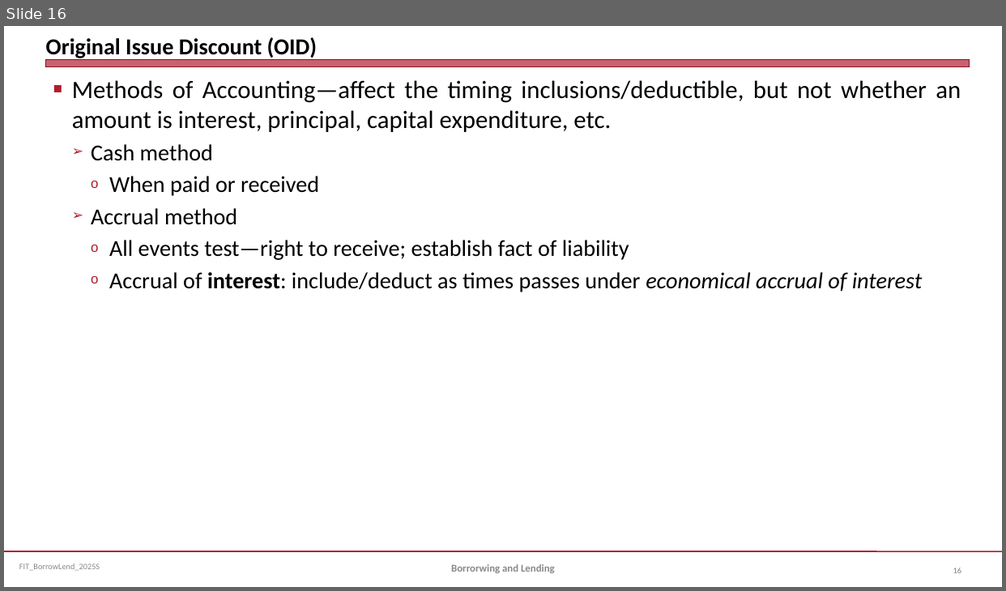
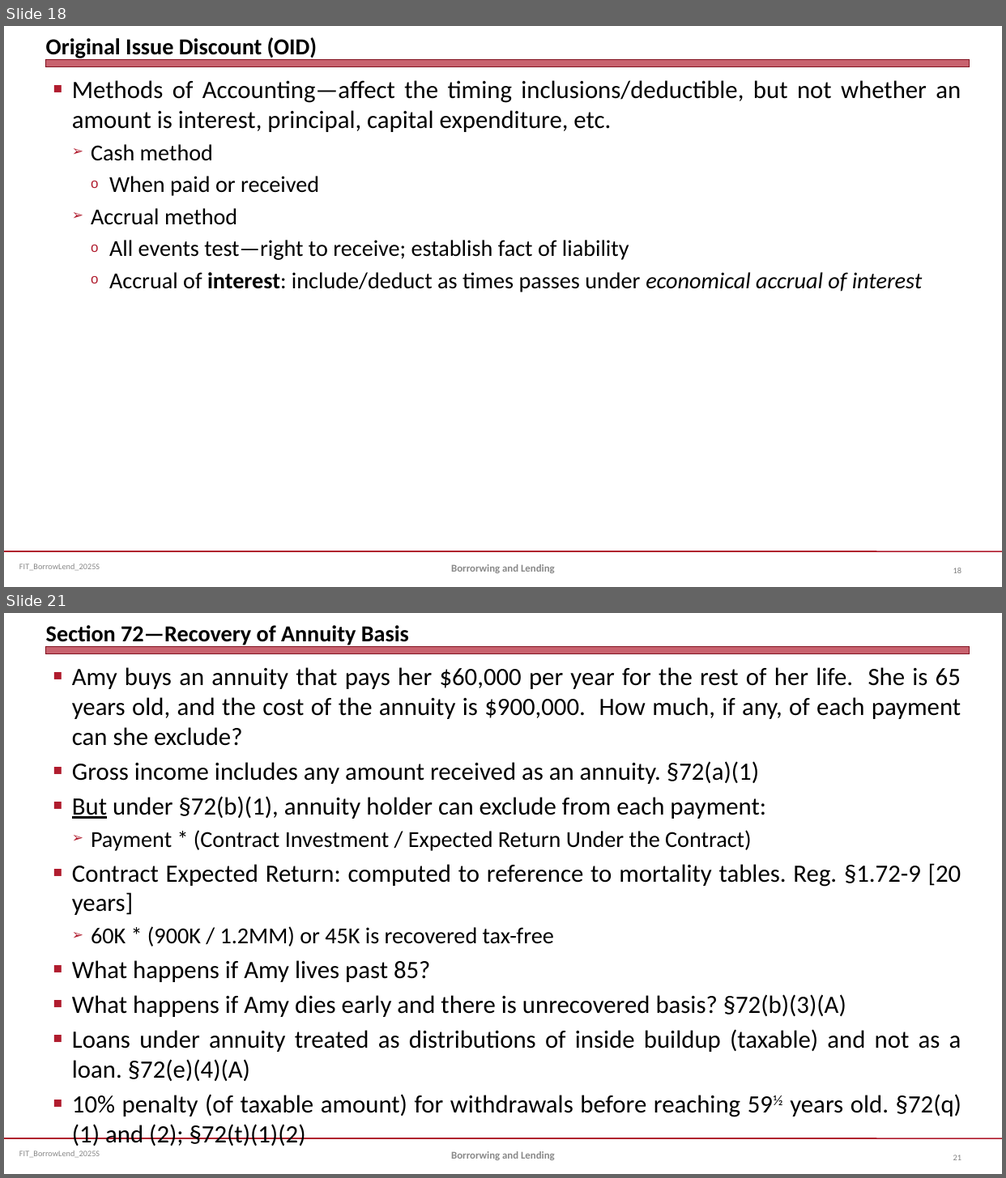
Before and after one commit to jmc877/Fed-Income-Tax, a slide deck: slides/FIT_BorrowLend_2025S.pptx. Shown one above the other, each under a label of ours: slide 16 before the commit, slides 18 and 21 after it; the slides between them are not shown. The pictures are 1006x591 and 1006x1178 pixels, drawn with LibreOffice and Linux fonts; fonts in the diff are those of the drawing. Boxes give left, top, right and bottom in pixels: in the first picture for what was removed or moved away, otherwise in the second. Text is boxed around its words. In the diff, an @@ line names an element or a change of style, - is before the commit and + after.

```diff
--- a/slides/FIT_BorrowLend_2025S.pptx
+++ b/slides/FIT_BorrowLend_2025S.pptx
@@ slide 21 added at (x1=4, y1=613, x2=1002, y2=1174), background #FFFFFF; not listed: 3 template elements that a slide beside it also shows @@
@@ title added at (x1=46, y1=625, x2=409, y2=647), 22 pt, text #000000, bold @@
+Section 72—Recovery of Annuity Basis
@@ text added at (x1=72, y1=667, x2=961, y2=1146), 24 pt, text #000000 @@
+■ Amy buys an annuity that pays her $60,000 per year for the rest of her life. She is 65 years old, and the cost of the annuity is $900,000. How much, if any, of each payment can she exclude?
+■ Gross income includes any amount received as an annuity. §72(a)(1)
+■ But under §72(b)(1), annuity holder can exclude from each payment:
+  ➢ Payment * (Contract Investment / Expected Return Under the Contract)
+■ Contract Expected Return: computed to reference to mortality tables. Reg. §1.72-9 [20 years]
+  ➢ 60K * (900K / 1.2MM) or 45K is recovered tax-free
+■ What happens if Amy lives past 85?
+■ What happens if Amy dies early and there is unrecovered basis? §72(b)(3)(A)
+■ Loans under annuity treated as distributions of inside buildup (taxable) and not as a loan. §72(e)(4)(A)
+■ 10% penalty (of taxable amount) for withdrawals before reaching 59½ years old. §72(q)(1) and (2); §72(t)(1)(2)
@@ text added at (x1=451, y1=1152, x2=555, y2=1161), 10 pt, text #898989, bold @@
+Borrorwing and Lending
@@ page number added at (x1=953, y1=1155, x2=961, y2=1161), 8 pt, text #808080 @@
+21
@@ what was slide 16 is now slide 18 @@
```
Also in this commit, not shown: 2 slides changed, 8 other slides added, 5 other files.
